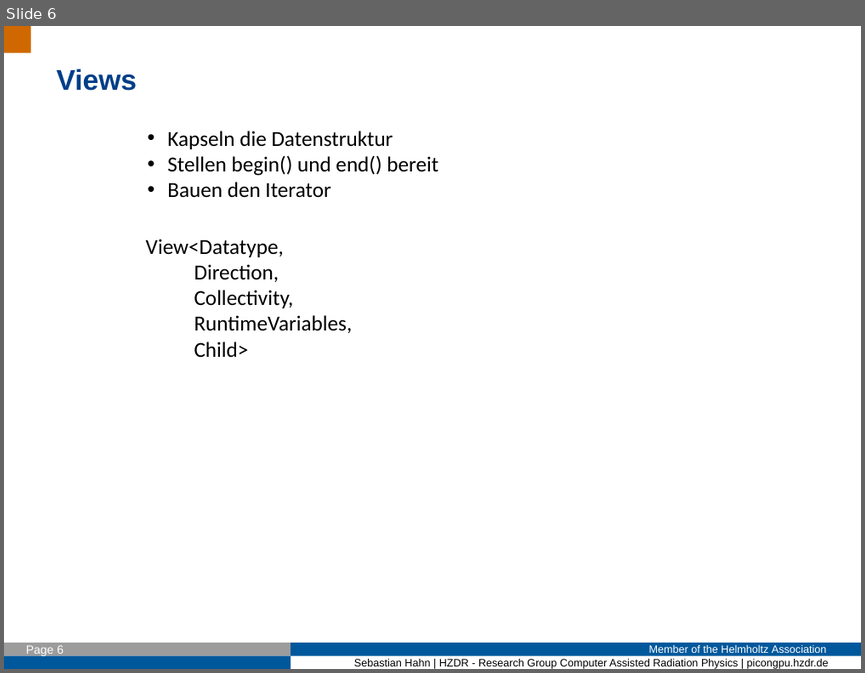
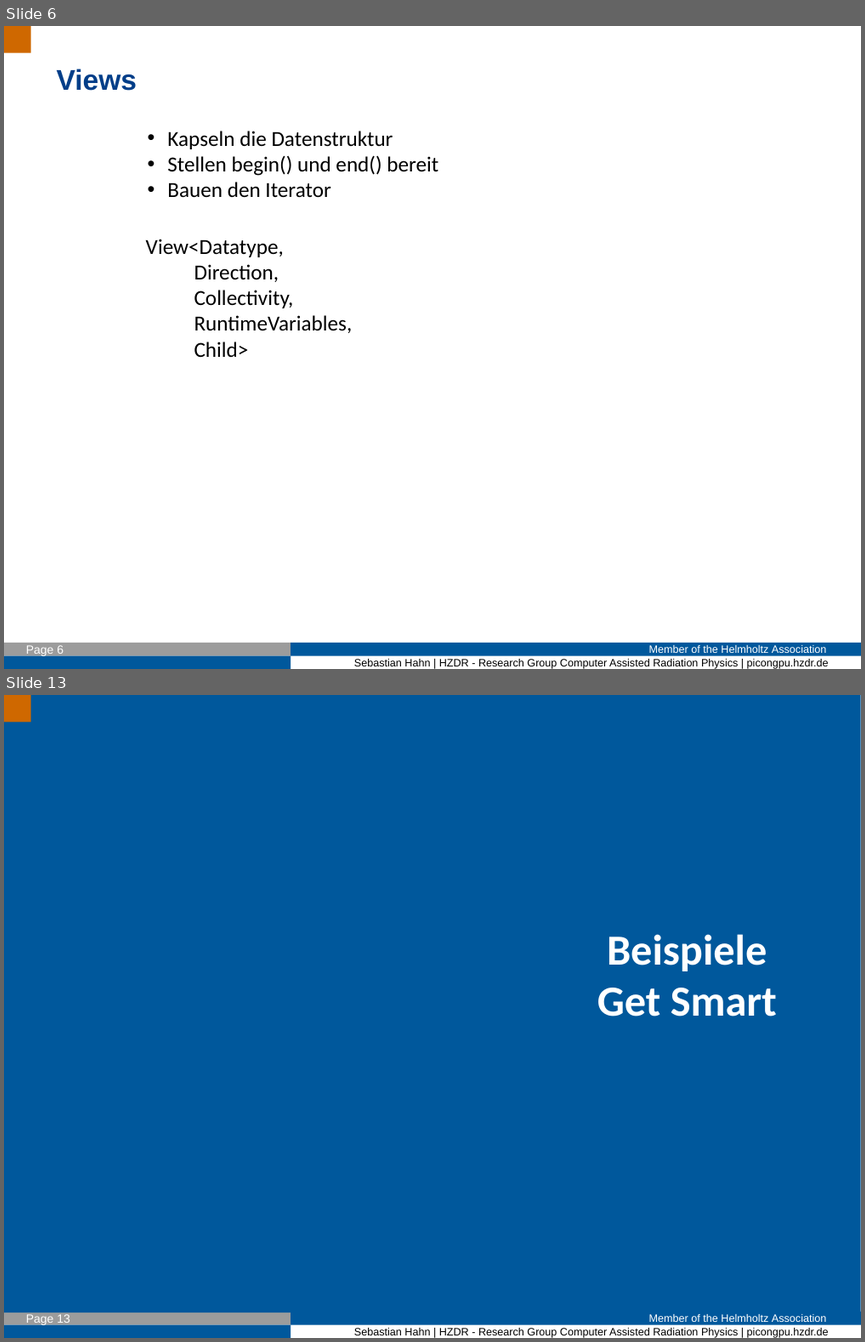
Before and after one commit to Fettpet/DeepIterator, a slide deck: Presi/2017_01_16_Intro.odp. Shown one above the other, each under a label of ours: slide 6 before the commit, slides 6 and 13 after it; the slides between them are not shown. The pictures are 865x673 and 865x1342 pixels, drawn with LibreOffice and Linux fonts; fonts in the diff are those of the drawing; background and template pictures are left out. Boxes give left, top, right and bottom in pixels: in the first picture for what was removed or moved away, otherwise in the second. Text is boxed around its words. In the diff, an @@ line names an element or a change of style, - is before the commit and + after.

```diff
--- a/Presi/2017_01_16_Intro.odp
+++ b/Presi/2017_01_16_Intro.odp
@@ slide 13 added at bbox=[4, 695, 861, 1338], background #FFFFFF; not listed: 6 template elements that a slide beside it also shows @@
@@ rectangle added at bbox=[4, 695, 861, 1312], fill #00589C @@
@@ rectangle added at bbox=[4, 695, 30, 721], fill #CF6800 @@
@@ text added at bbox=[597, 934, 777, 1016], 36 pt, text #FFFFFF, bold @@
+Beispiele
+Get Smart
```
Also in this commit, not shown: 6 slides changed, 3 other slides added.
